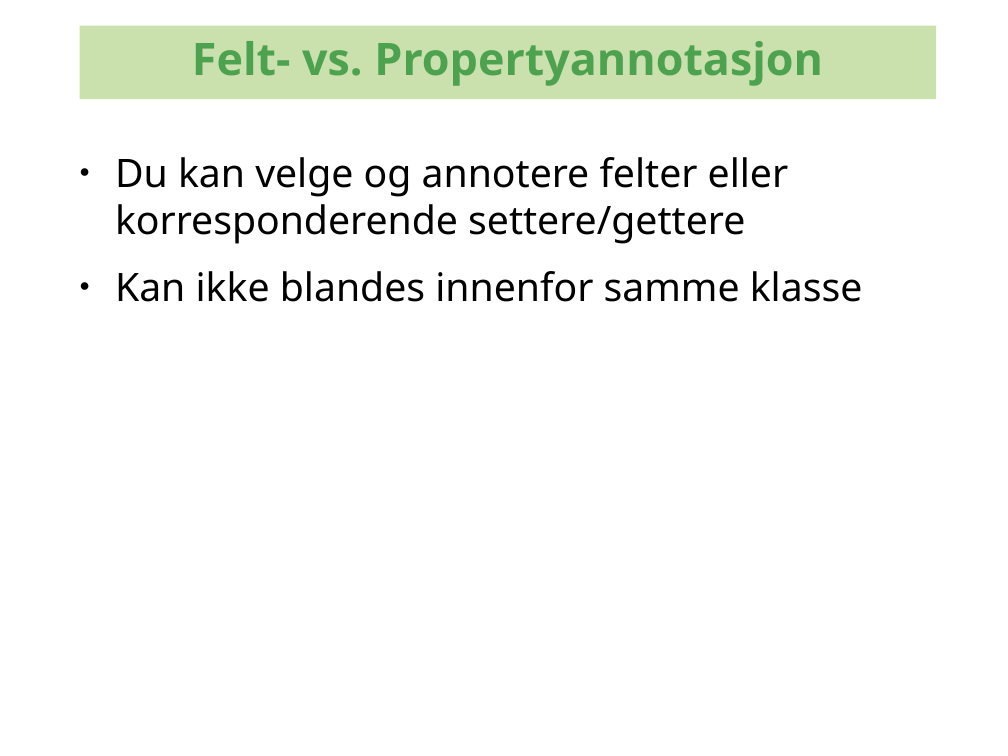
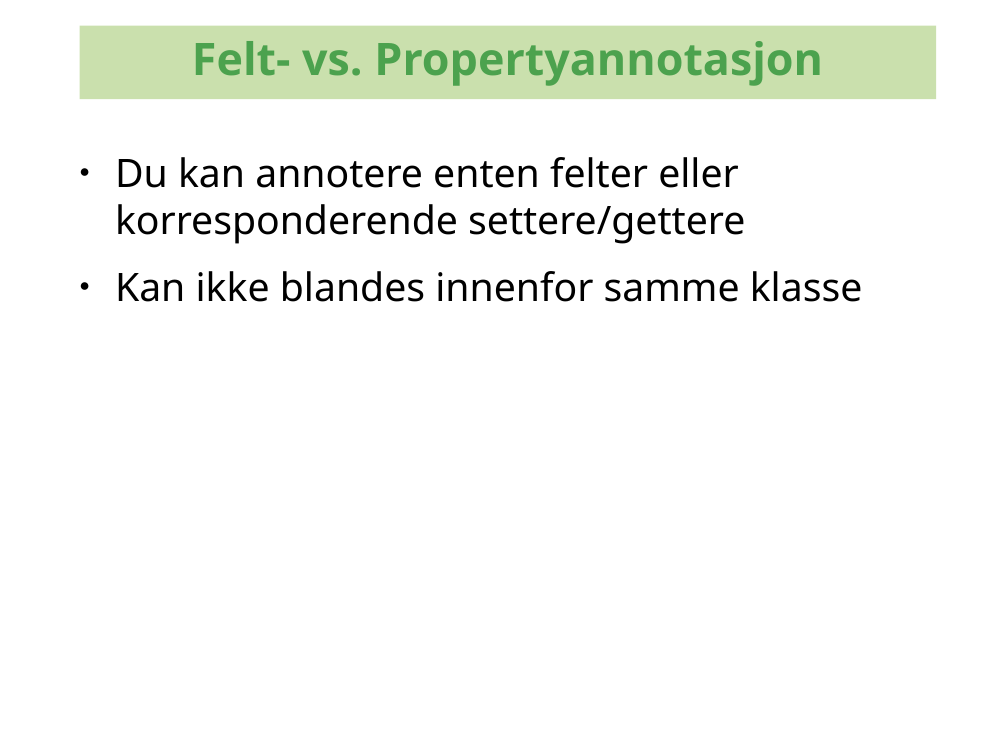
Before and after one commit to kenglxn/seam-maven-refimpl, a slide deck: slide 8 of sandbox/loo/jpa-continued/jpa-continued.odp. Drawn at 1008x756 pixels with LibreOffice and Linux fonts; fonts in the diff are those of the drawing; background and template pictures are left out. Boxes give left, top, right and bottom in pixels: in the first picture for what was removed or moved away, otherwise in the second. Text is boxed around its words. In the diff, an @@ line names an element or a change of style, - is before the commit and + after.

```diff
--- a/sandbox/loo/jpa-continued/jpa-continued.odp
+++ b/sandbox/loo/jpa-continued/jpa-continued.odp
@@ text at (115,157,745,244): text changed @@
-● Du kan velge og annotere felter eller korresponderende settere/gettere
+● Du kan annotere enten felter eller korresponderende settere/gettere
```
Also in this commit, not shown: 7 other slides changed.
